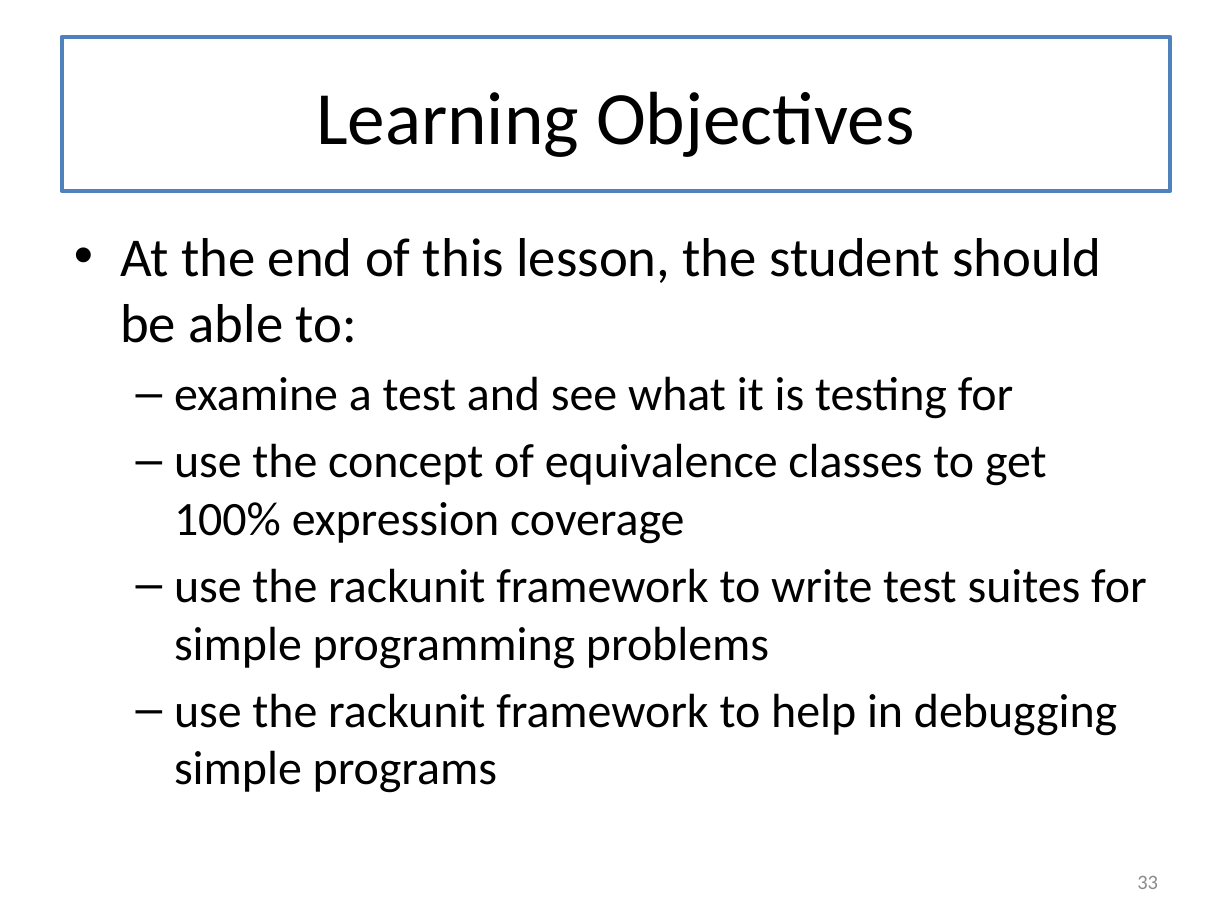
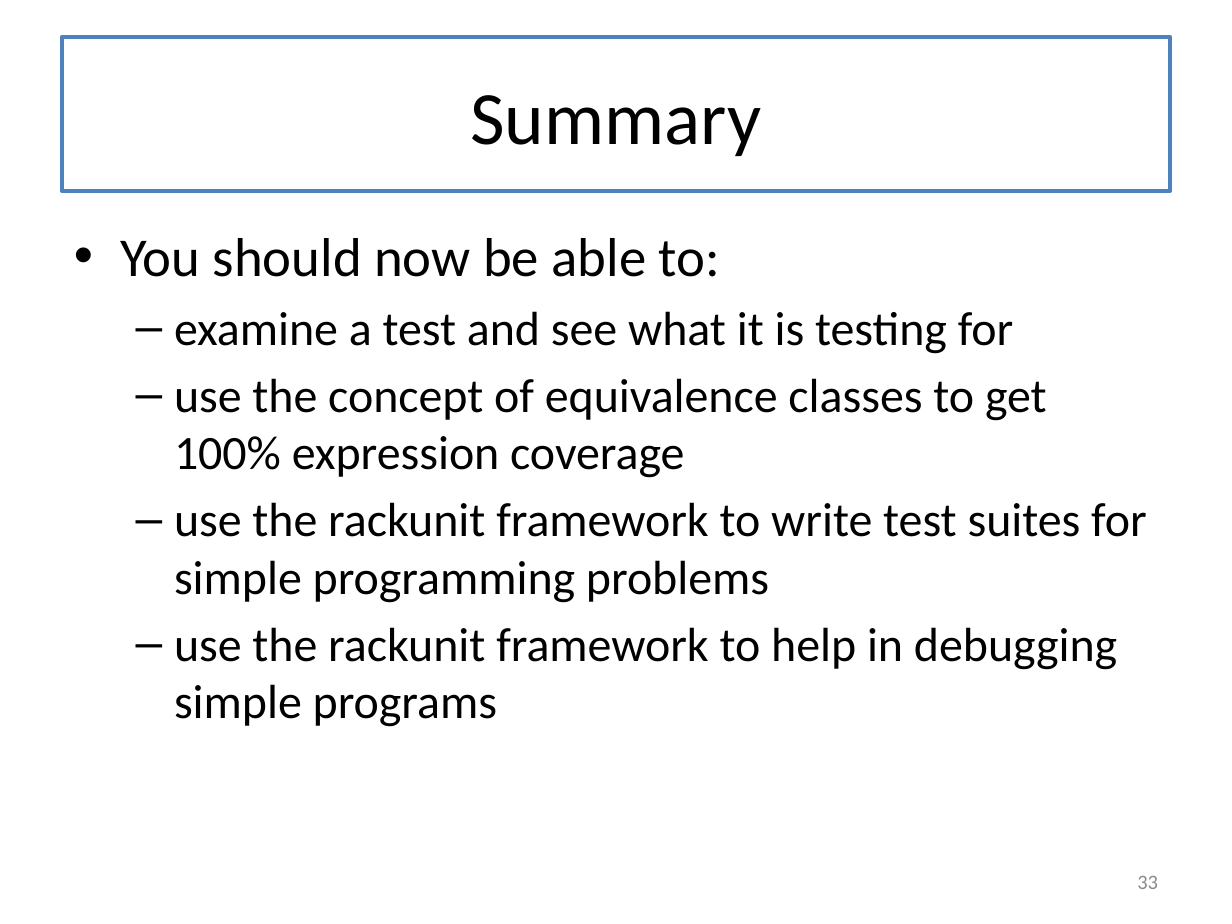
Before and after one commit to mwand/cs5010f17, a slide deck: slide 33 of Slides/Lesson 2.4 Testing.pptx. Drawn at 1232x924 pixels with LibreOffice and Linux fonts; fonts in the diff are those of the drawing. Boxes give left, top, right and bottom in pixels: in the first picture for what was removed or moved away, otherwise in the second. Text is boxed around its words. In the diff, an @@ line names an element or a change of style, - is before the commit and + after.

```diff
--- a/Slides/Lesson 2.4 Testing.pptx
+++ b/Slides/Lesson 2.4 Testing.pptx
@@ title at box(470, 95, 761, 156): text changed @@
-Learning Objectives
+Summary
@@ text at box(120, 238, 720, 277): text changed @@
-• At the end of this lesson, the student should be able to:
+• You should now be able to:
```
Also in this commit, not shown: 14 other slides changed, 7 other files.
